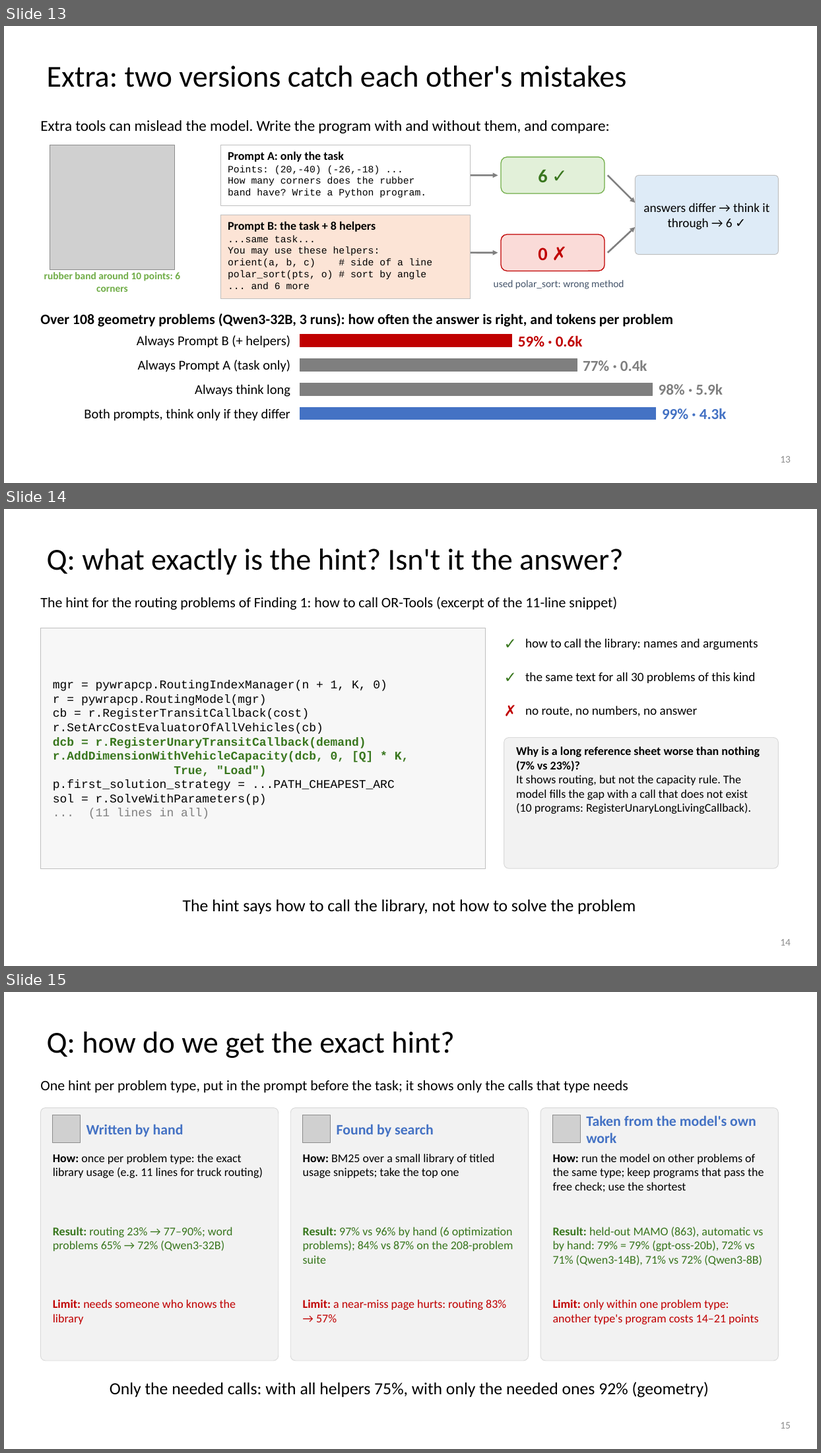
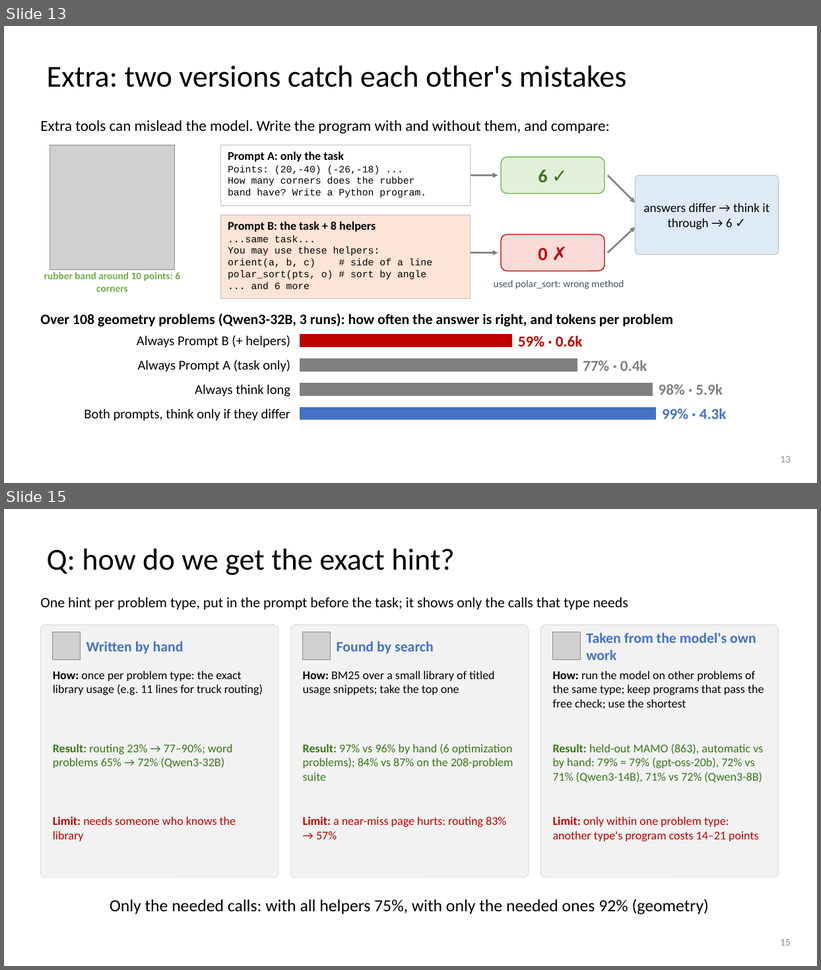
Before and after one commit to dlwns147/CSED490E_Project_Team5, a slide deck: Proposal_Team5.pptx. Shown one above the other, each under a label of ours: slides 13, 14 and 15 before the commit, slides 13 and 15 after it; the slides between them are not shown. The pictures are 821x1453 and 821x970 pixels, drawn with LibreOffice and Linux fonts; fonts in the diff are those of the drawing; grey boxes stand for pictures. Boxes give left, top, right and bottom in pixels: in the first picture for what was removed or moved away, otherwise in the second. Text is boxed around its words. In the diff, an @@ line names an element or a change of style, - is before the commit and + after.

```diff
--- a/Proposal_Team5.pptx
+++ b/Proposal_Team5.pptx
@@ slide 14 removed at (4, 509, 817, 966), background #FFFFFF @@
@@ title removed at (47, 549, 623, 575) @@
-Q: what exactly is the hint? Isn't it the answer?
@@ text removed at (40, 597, 617, 610) @@
-The hint for the routing problems of Finding 1: how to call OR-Tools (excerpt of the 11-line snippet)
@@ rectangle removed at (40, 628, 486, 869) @@
@@ text removed at (504, 628, 525, 658) @@
-✓
@@ text removed at (525, 638, 758, 650) @@
-how to call the library: names and arguments
@@ text removed at (504, 661, 525, 692) @@
-✓
@@ text removed at (53, 681, 409, 819) @@
-mgr = pywrapcp.RoutingIndexManager(n + 1, K, 0)
-r = pywrapcp.RoutingModel(mgr)
-cb = r.RegisterTransitCallback(cost)
-r.SetArcCostEvaluatorOfAllVehicles(cb)
-dcb = r.RegisterUnaryTransitCallback(demand)
-r.AddDimensionWithVehicleCapacity(dcb, 0, [Q] * K,
-True, "Load")
-p.first_solution_strategy = ...PATH_CHEAPEST_ARC
-sol = r.SolveWithParameters(p)
-... (11 lines in all)
@@ text removed at (525, 672, 755, 683) @@
-the same text for all 30 problems of this kind
@@ text removed at (504, 695, 525, 725) @@
-✗
@@ text removed at (525, 706, 698, 717) @@
-no route, no numbers, no answer
@@ rounded rectangle removed at (504, 738, 779, 869) @@
@@ text removed at (516, 747, 760, 814) @@
-Why is a long reference sheet worse than nothing (7% vs 23%)?
-It shows routing, but not the capacity rule. The model fills the gap with a call that does not exist (10 programs: RegisterUnaryLongLivingCallback).
@@ text removed at (183, 900, 636, 914) @@
-The hint says how to call the library, not how to solve the problem
@@ page number removed at (780, 939, 791, 946) @@
-14
```
Also in this commit, not shown: 1 slide added, 3 other files.
